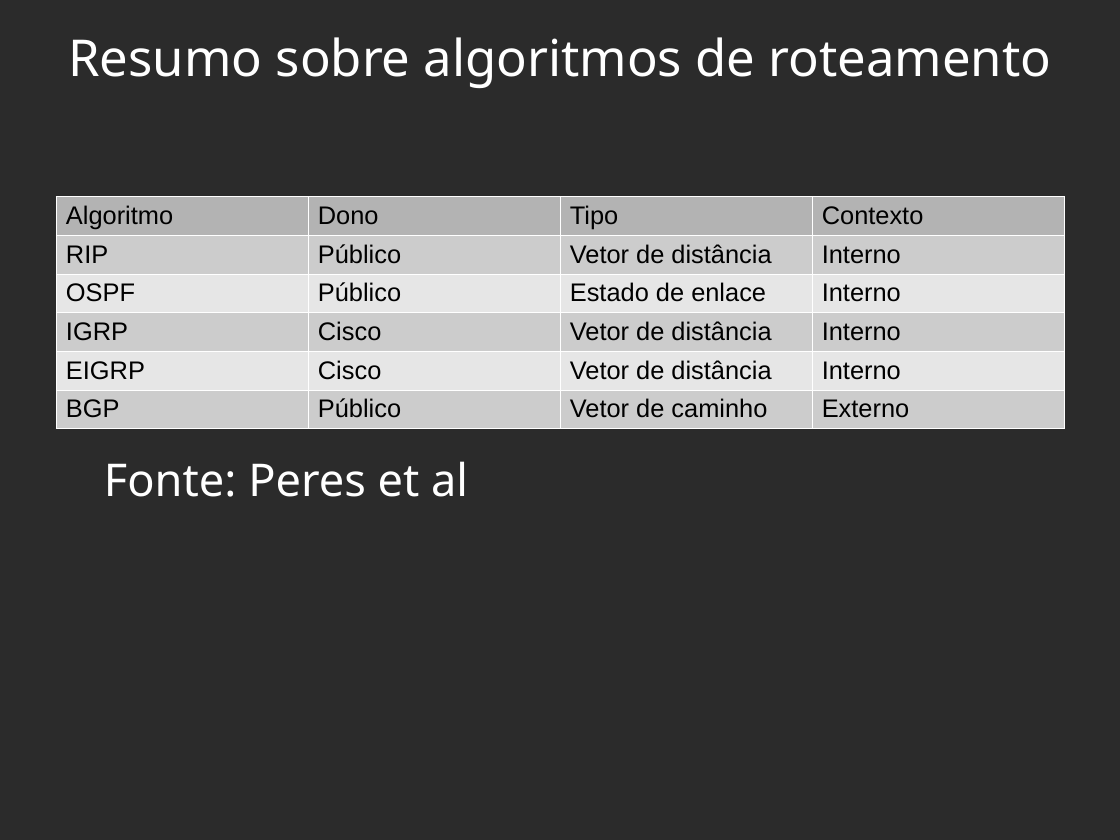
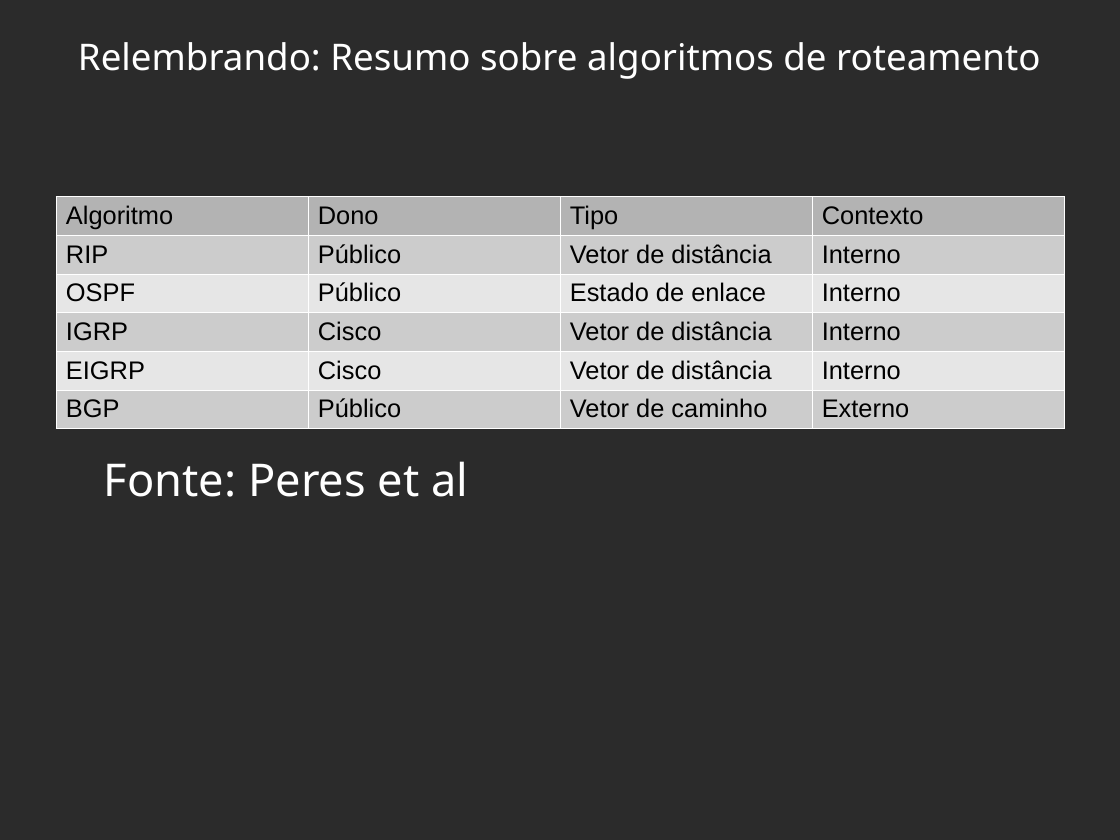
Before and after one commit to viniciusalveshax/aulas, a slide deck: slide 4 of redes-2/pdf12-roteadores4-rotas-dinamicas2/pdf12-roteadores4-rotas-dinamicas2.odp (slide 24 before the commit). Drawn at 1120x840 pixels with LibreOffice and Linux fonts; fonts in the diff are those of the drawing; background and template pictures are left out; a plain dark background stands for a picture behind light text. Boxes give left, top, right and bottom in pixels: in the first picture for what was removed or moved away, otherwise in the second. Text is boxed around its words. In the diff, an @@ line names an element or a change of style, - is before the commit and + after.

Commit message:
Adicionando pdf 12 sobre rotas dinâmicas

```diff
--- a/redes-2/pdf12-roteadores4-rotas-dinamicas2/pdf12-roteadores4-rotas-dinamicas2.odp
+++ b/redes-2/pdf12-roteadores4-rotas-dinamicas2/pdf12-roteadores4-rotas-dinamicas2.odp
@@ title at [78,42,1040,79]: text changed; size 36 to 26 pt @@
-Resumo sobre algoritmos de roteamento
+Relembrando: Resumo sobre algoritmos de roteamento
```
Also in this commit, not shown: 3 other slides changed, 9 slides added, 20 slides removed, 3 other files.
